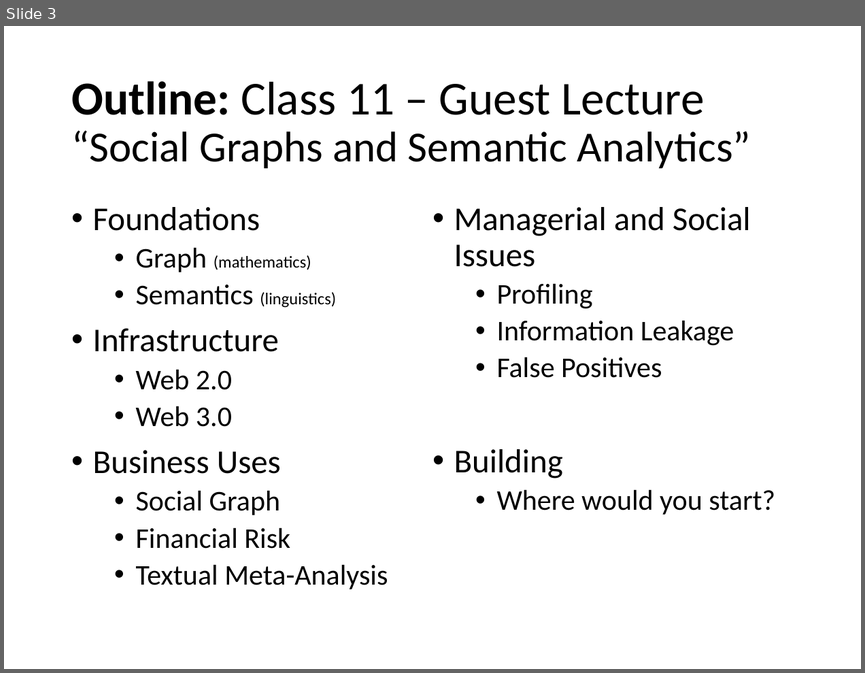
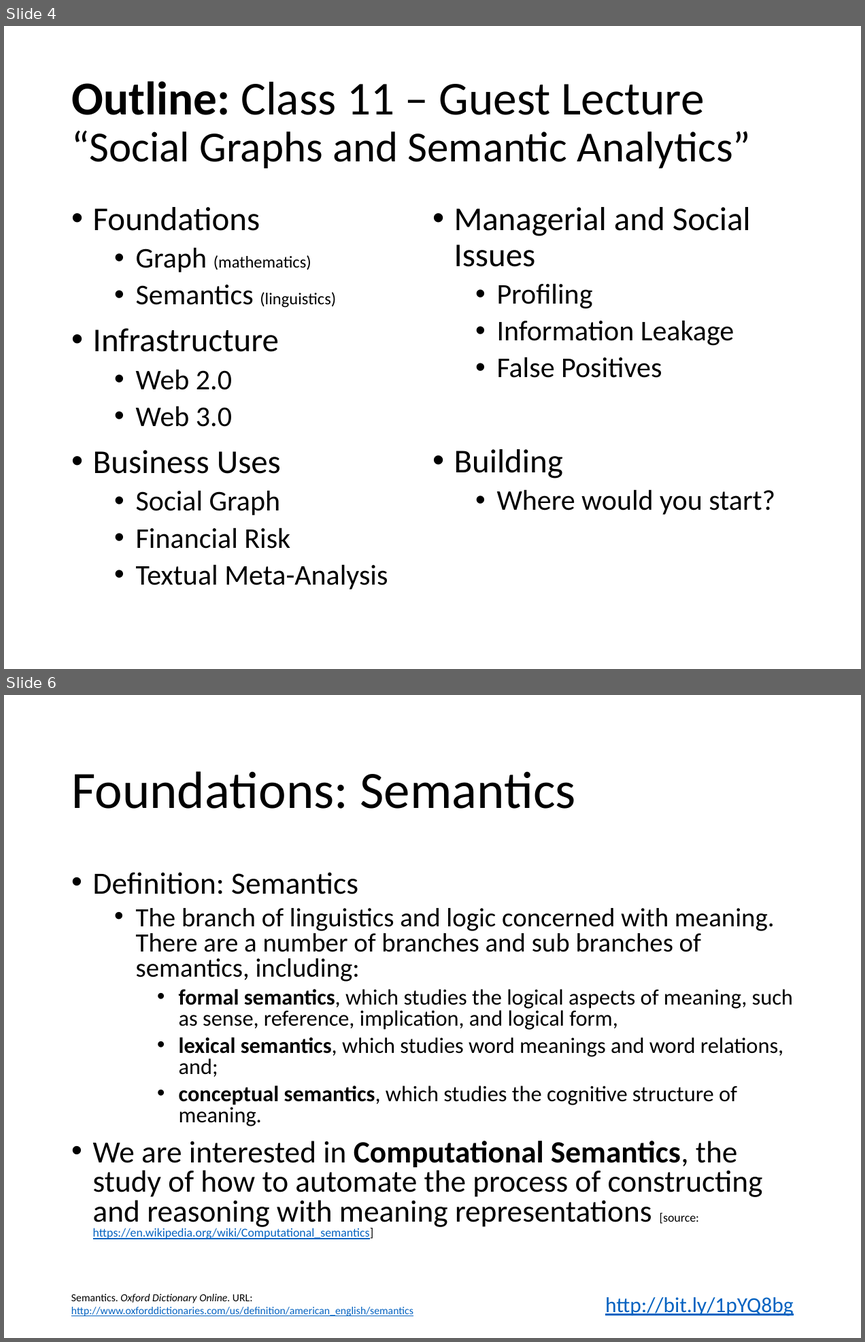
Before and after one commit to colinbellCA/1161.cs330-uwaterloo-sematic_analytics, a slide deck: 1161.cs330-social_graphs_and_semantic_analytics.pptx. Shown one above the other, each under a label of ours: slide 3 before the commit, slides 4 and 6 after it; the slides between them are not shown. The pictures are 865x673 and 865x1342 pixels, drawn with LibreOffice and Linux fonts; fonts in the diff are those of the drawing. Boxes give left, top, right and bottom in pixels: in the first picture for what was removed or moved away, otherwise in the second. Text is boxed around its words. In the diff, an @@ line names an element or a change of style, - is before the commit and + after.

```diff
--- a/1161.cs330-social_graphs_and_semantic_analytics.pptx
+++ b/1161.cs330-social_graphs_and_semantic_analytics.pptx
@@ slide 6 added at bbox=[4, 695, 861, 1338], background #FFFFFF @@
@@ title added at bbox=[71, 771, 576, 809], 44 pt, text #000000 @@
+Foundations: Semantics
@@ text added at bbox=[93, 872, 793, 1239], 18.5 pt, text #000000 @@
+• Definition: Semantics
+  • The branch of linguistics and logic concerned with meaning. There are a number of branches and sub branches of semantics, including:
+    • formal semantics, which studies the logical aspects of meaning, such as sense, reference, implication, and logical form,
+    • lexical semantics, which studies word meanings and word relations, and;
+    • conceptual semantics, which studies the cognitive structure of meaning.
+• We are interested in Computational Semantics, the study of how to automate the process of constructing and reasoning with meaning representations [source: https://en.wikipedia.org/wiki/Computational_semantics]
@@ text added at bbox=[71, 1293, 413, 1316], 9 pt, text #0563C1, underline @@
+Semantics. Oxford Dictionary Online. URL:
+http://www.oxforddictionaries.com/us/definition/american_english/semantics
@@ text added at bbox=[605, 1297, 793, 1316], 18 pt, text #0563C1, underline @@
+http://bit.ly/1pYQ8bg
@@ what was slide 3 is now slide 4 @@
```
Also in this commit, not shown: 6 slides changed, 3 other slides added, 1 slide removed, 7 other files.
